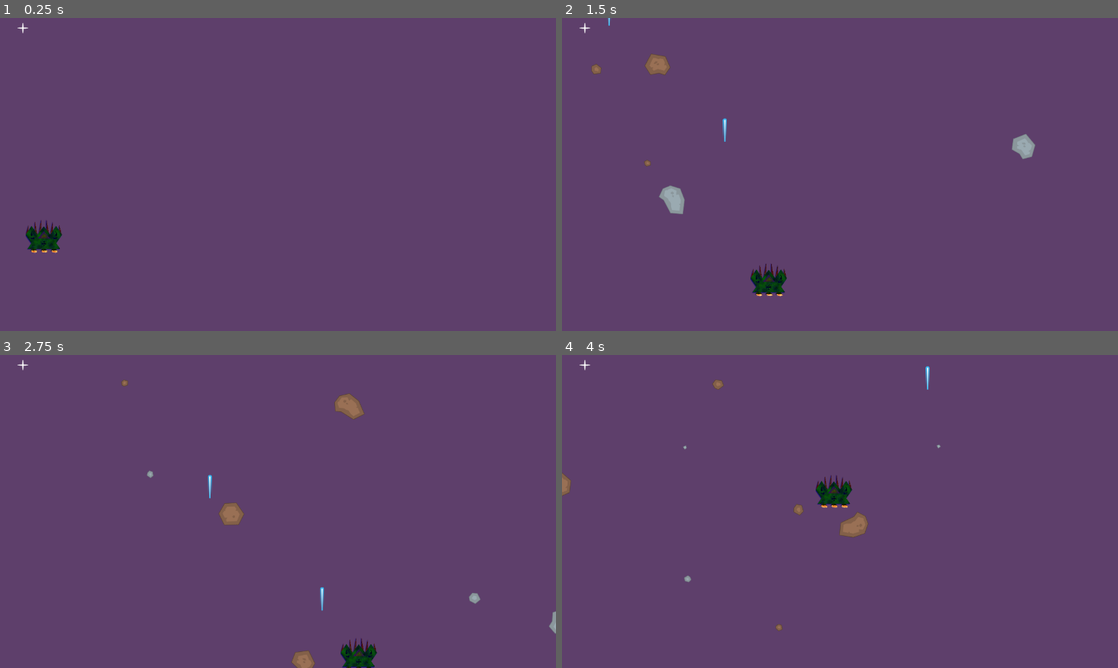
Above: before the commit, frames 1-4 (two rows, left to right).
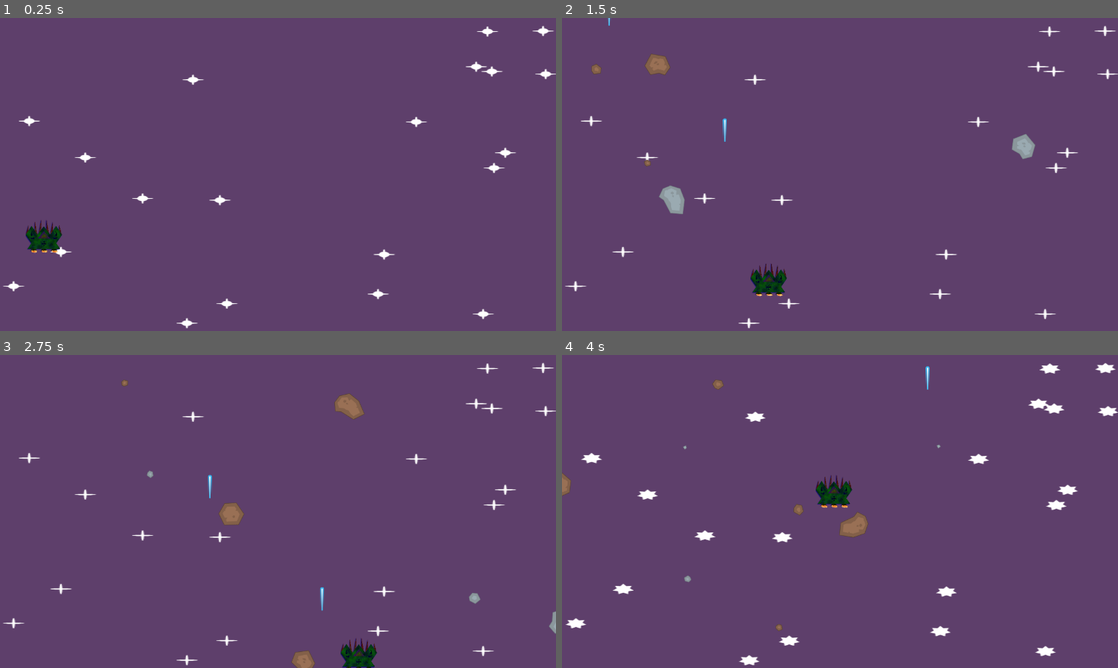
Above: after the commit, the same moments.

Repository: sawlawla/starship
Game: Godot game, scene res://scenes/level.tscn
The game is run twice, just before and just after one commit, with the same random seed, the same clock (stepped at 60 frames per second) and the same inputs.
Inputs:
- Up to frame 1 (0.25 s): no input
- Up to frame 2 (1.5 s): hold Right (right) 0.53-1.28 s; hold Alt (shoot) 0.53-1.28 s; hold Down (down) from 1.28 s (still down); tap Alt (shoot) at 1.35 s
- Up to frame 3 (2.75 s): release Down (down) at 2.03 s; hold Right (right) from 2.03 s (still down); hold Alt (shoot) from 2.03 s (still down)
- Up to frame 4 (4 s): release Right (right) at 2.78 s; release Alt (shoot) at 2.78 s; hold Up (up) 2.78-3.53 s; tap Alt (shoot) at 2.85 s; hold Left (left) from 3.53 s (still down); hold Alt (shoot) from 3.53 s (still down)

The runs differ from the first frame. In frame 1, 0.9% of the frame differs, in the area x 0-100%, y 1-100%; in frame 2, 0.7%; in frame 3, 0.7%; in frame 4, 1.5%.

Commit message:
mysecondcommit

Diff:
--- a/scenes/level.gd
+++ b/scenes/level.gd
@@ -3,6 +3,16 @@
 var meteor_scene: PackedScene = load("res://scenes/meteor.tscn")
 var laser_scene: PackedScene = load("res://laser.tscn")
 
+func _ready():
+	var size := get_viewport().get_visible_rect().size
+	var rng := RandomNumberGenerator.new()
+	for star in $Stars.get_children():
+		var random_x = rng.randi_range(0, size.x)
+		var random_y = rng.randi_range(0, size.y)
+		star.position = Vector2(random_x,random_y)
+
+		var random_scale = rng.randf_range(1,2)
+		star.scale = Vector2(2,1)
 func _on_meteor_timer_timeout() -> void:
 
 	var metor = meteor_scene.instantiate()
--- a/scenes/level.tscn
+++ b/scenes/level.tscn
@@ -6,12 +6,6 @@
 [ext_resource type="Texture2D" uid="uid://cnd3qeo4ipuck" path="res://graphic/PNG/Effects/star1.png" id="4_2r41h"]
 [ext_resource type="Texture2D" uid="uid://d0cjr4i6rvk6h" path="res://graphic/PNG/Effects/star2.png" id="5_klq6b"]
 [ext_resource type="Texture2D" uid="uid://cu3pskbqla6s4" path="res://graphic/PNG/Effects/3.png" id="6_b121j"]
-
-[sub_resource type="RectangleShape2D" id="RectangleShape2D_w8frs"]
-size = Vector2(159.5, 720)
-
-[sub_resource type="RectangleShape2D" id="RectangleShape2D_mx8sn"]
-size = Vector2(1593, 155)
 
 [sub_resource type="SpriteFrames" id="SpriteFrames_w8frs"]
 animations = [{
@@ -30,6 +24,12 @@
 "speed": 2.0
 }]
 
+[sub_resource type="RectangleShape2D" id="RectangleShape2D_w8frs"]
+size = Vector2(159.5, 720)
+
+[sub_resource type="RectangleShape2D" id="RectangleShape2D_mx8sn"]
+size = Vector2(1593, 155)
+
 [node name="Level" type="Node2D"]
 script = ExtResource("1_mx8sn")
 
@@ -38,6 +38,129 @@
 scale = Vector2(9.0475, 5.19083)
 texture = ExtResource("1_w8frs")
 
+[node name="Stars" type="Node2D" parent="."]
+position = Vector2(0, -3.05176e-05)
+
+[node name="Animated2dsprite" type="AnimatedSprite2D" parent="Stars"]
+position = Vector2(53, 23)
+sprite_frames = SubResource("SpriteFrames_w8frs")
+autoplay = "default"
+frame_progress = 0.653531
+
+[node name="Animated2dsprite2" type="AnimatedSprite2D" parent="Stars"]
+position = Vector2(53, 23)
+sprite_frames = SubResource("SpriteFrames_w8frs")
+autoplay = "default"
+frame_progress = 0.653531
+
+[node name="Animated2dsprite3" type="AnimatedSprite2D" parent="Stars"]
+position = Vector2(53, 23)
+sprite_frames = SubResource("SpriteFrames_w8frs")
+autoplay = "default"
+frame_progress = 0.653531
+
+[node name="Animated2dsprite4" type="AnimatedSprite2D" parent="Stars"]
+position = Vector2(53, 23)
+sprite_frames = SubResource("SpriteFrames_w8frs")
+autoplay = "default"
+frame_progress = 0.653531
+
+[node name="Animated2dsprite5" type="AnimatedSprite2D" parent="Stars"]
+position = Vector2(53, 23)
+sprite_frames = SubResource("SpriteFrames_w8frs")
+autoplay = "default"
+frame_progress = 0.653531
+
+[node name="Animated2dsprite6" type="AnimatedSprite2D" parent="Stars"]
+position = Vector2(53, 23)
+sprite_frames = SubResource("SpriteFrames_w8frs")
+autoplay = "default"
+frame_progress = 0.653531
+
+[node name="Animated2dsprite7" type="AnimatedSprite2D" parent="Stars"]
+position = Vector2(53, 23)
+sprite_frames = SubResource("SpriteFrames_w8frs")
+autoplay = "default"
+frame_progress = 0.653531
+
+[node name="Animated2dsprite8" type="AnimatedSprite2D" parent="Stars"]
+position = Vector2(53, 23)
+sprite_frames = SubResource("SpriteFrames_w8frs")
+autoplay = "default"
+frame_progress = 0.653531
+
+[node name="Animated2dsprite9" type="AnimatedSprite2D" parent="Stars"]
+position = Vector2(53, 23)
+sprite_frames = SubResource("SpriteFrames_w8frs")
+autoplay = "default"
+frame_progress = 0.653531
+
+[node name="Animated2dsprite10" type="AnimatedSprite2D" parent="Stars"]
+position = Vector2(53, 23)
+sprite_frames = SubResource("SpriteFrames_w8frs")
+autoplay = "default"
+frame_progress = 0.653531
+
+[node name="Animated2dsprite11" type="AnimatedSprite2D" parent="Stars"]
+position = Vector2(53, 23)
+sprite_frames = SubResource("SpriteFrames_w8frs")
+autoplay = "default"
+frame_progress = 0.653531
+
+[node name="Animated2dsprite12" type="AnimatedSprite2D" parent="Stars"]
+position = Vector2(53, 23)
+sprite_frames = SubResource("SpriteFrames_w8frs")
+autoplay = "default"
+frame_progress = 0.653531
+
+[node name="Animated2dsprite13" type="AnimatedSprite2D" parent="Stars"]
+position = Vector2(53, 23)
+sprite_frames = SubResource("SpriteFrames_w8frs")
+autoplay = "default"
+frame_progress = 0.653531
+
+[node name="Animated2dsprite14" type="AnimatedSprite2D" parent="Stars"]
+position = Vector2(53, 23)
+sprite_frames = SubResource("SpriteFrames_w8frs")
+autoplay = "default"
+frame_progress = 0.653531
+
+[node name="Animated2dsprite15" type="AnimatedSprite2D" parent="Stars"]
+position = Vector2(53, 23)
+sprite_frames = SubResource("SpriteFrames_w8frs")
+autoplay = "default"
+frame_progress = 0.653531
+
+[node name="Animated2dsprite16" type="AnimatedSprite2D" parent="Stars"]
+position = Vector2(53, 23)
+sprite_frames = SubResource("SpriteFrames_w8frs")
+autoplay = "default"
+frame_progress = 0.653531
+
+[node name="Animated2dsprite17" type="AnimatedSprite2D" parent="Stars"]
+position = Vector2(53, 23)
+sprite_frames = SubResource("SpriteFrames_w8frs")
+autoplay = "default"
+frame_progress = 0.653531
+
+[node name="Animated2dsprite18" type="AnimatedSprite2D" parent="Stars"]
+position = Vector2(53, 23)
+sprite_frames = SubResource("SpriteFrames_w8frs")
+autoplay = "default"
+frame_progress = 0.653531
+
+[node name="Animated2dsprite19" type="AnimatedSprite2D" parent="Stars"]
+position = Vector2(53, 23)
+sprite_frames = SubResource("SpriteFrames_w8frs")
+autoplay = "default"
+frame_progress = 0.653531
+
+[node name="Animated2dsprite20" type="AnimatedSprite2D" parent="Stars"]
+position = Vector2(53, 23)
+sprite_frames = SubResource("SpriteFrames_w8frs")
+autoplay = "default"
+frame_progress = 0.653531
+
 [node name="Player" parent="." instance=ExtResource("2_mx8sn")]
 position = Vector2(671, 464)
 
@@ -83,10 +206,5 @@
 
 [node name="lasers" type="Node2D" parent="."]
 
-[node name="AnimatedSprite2D" type="AnimatedSprite2D" parent="."]
-position = Vector2(53, 23)
-sprite_frames = SubResource("SpriteFrames_w8frs")
-frame_progress = 0.653531
-
 [connection signal="laser" from="Player" to="." method="_on_player_laser"]
 [connection signal="timeout" from="Meteor Timer" to="." method="_on_meteor_timer_timeout"]
